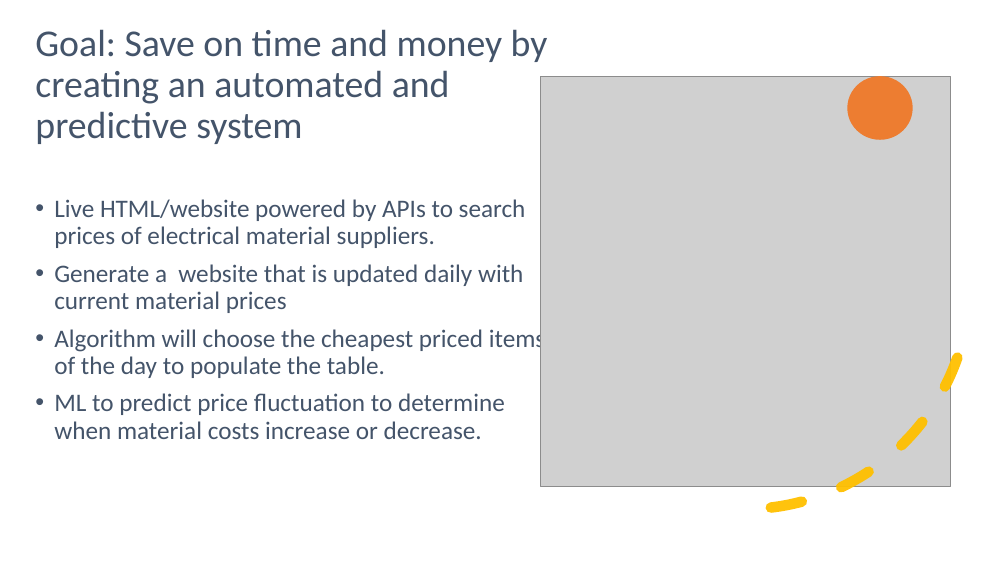
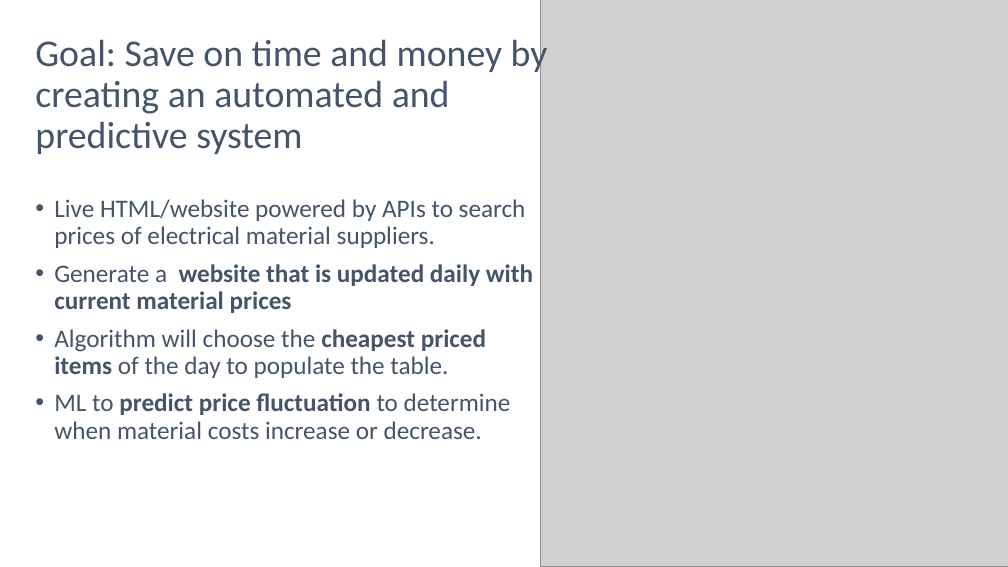
Before and after one commit to thegreatkeej/Estimator_Project, a slide deck: slide 3 of Team14_Presentation.pptx. Drawn at 1008x567 pixels with LibreOffice and Linux fonts; fonts in the diff are those of the drawing; grey boxes stand for pictures. Boxes give left, top, right and bottom in pixels: in the first picture for what was removed or moved away, otherwise in the second. Text is boxed around its words. In the diff, an @@ line names an element or a change of style, - is before the commit and + after.

```diff
--- a/Team14_Presentation.pptx
+++ b/Team14_Presentation.pptx
@@ picture added at (541,0,1008,566) @@
@@ title "Goal: Save on time and ..." at (35,35,548,154): vertical alignment middle to top @@
@@ ellipse removed at (848,76,913,140) @@
@@ text at (54,264,533,439): bold on in "website that is updated daily with current ...", "cheapest priced items", "predict price fluctuation" @@
```
Also in this commit, not shown: 5 other slides changed, 4 slides added, 1 slide removed.
